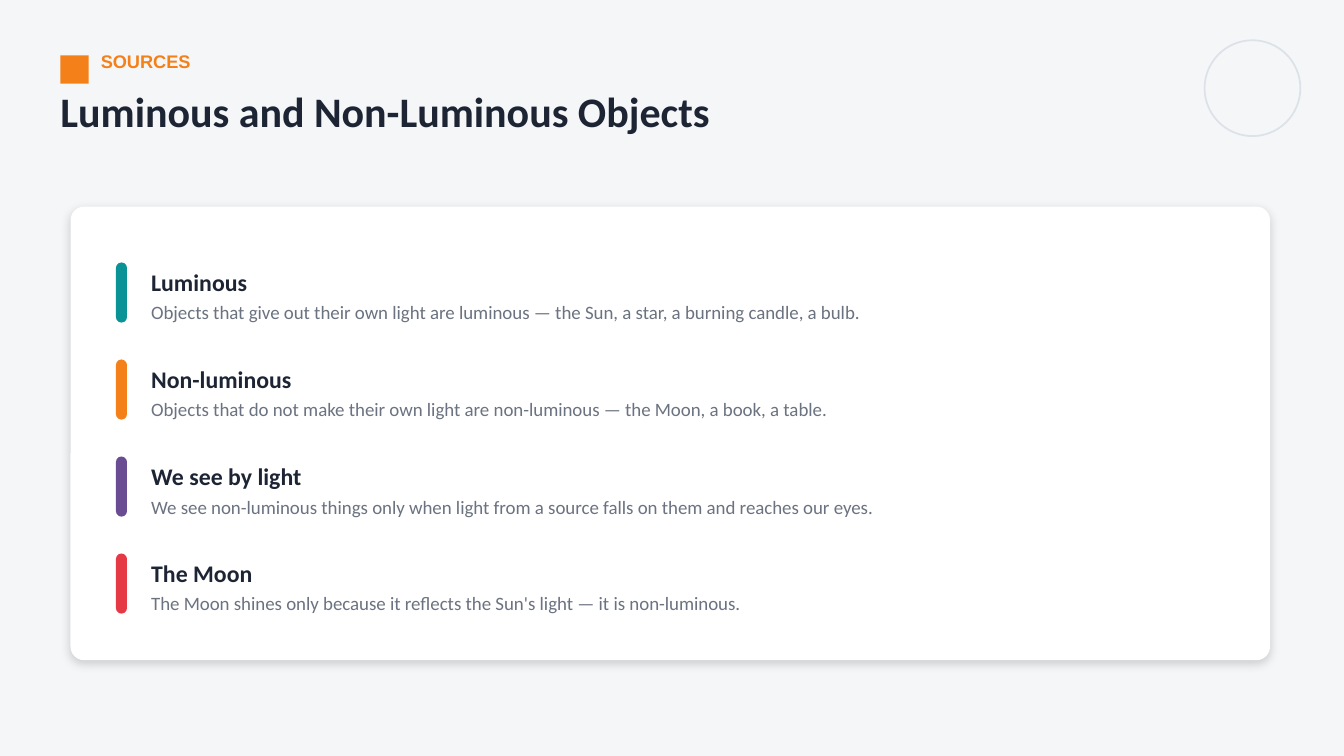
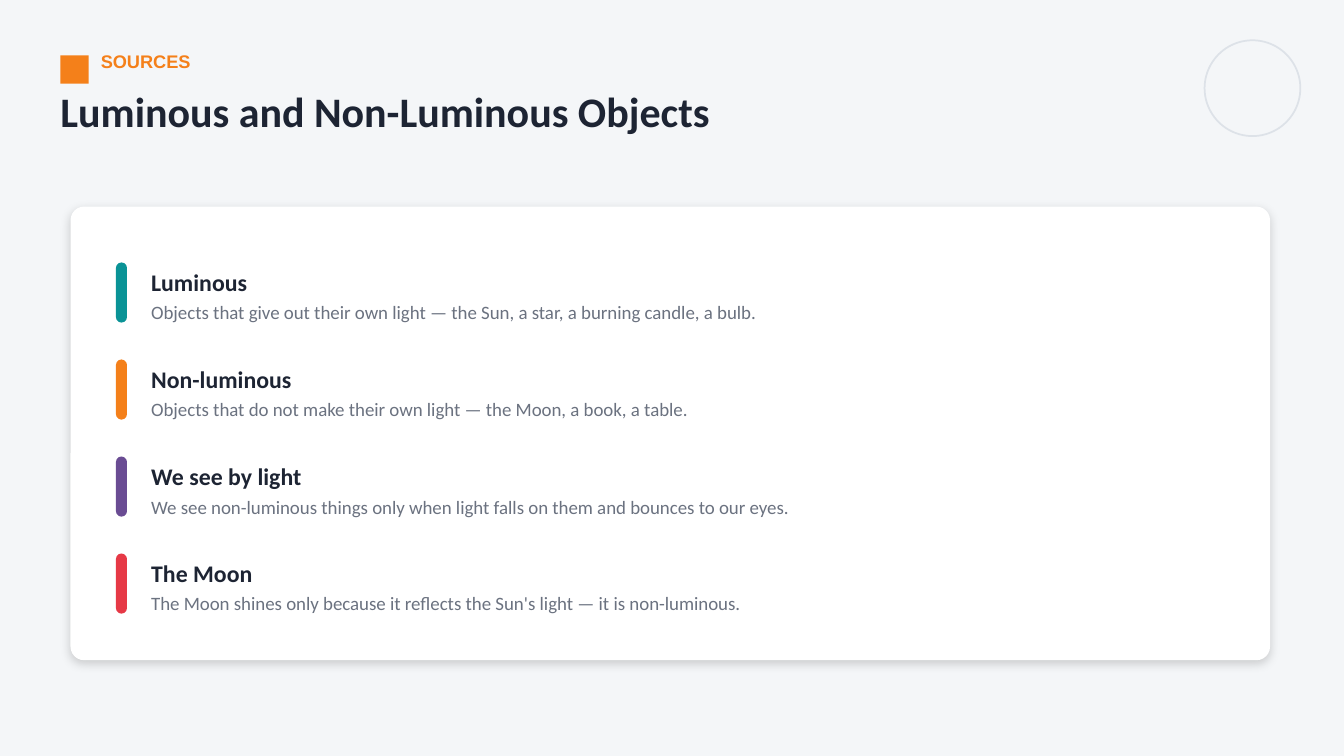
Before and after one commit to parmeshwars2911/MyFirstAR, a slide deck: slide 4 of ppt/MH_Grade06/MH06_S59_Light_and_the_Formation_of_Shadows.pptx. Drawn at 1344x756 pixels with LibreOffice and Linux fonts; fonts in the diff are those of the drawing. Boxes give left, top, right and bottom in pixels: in the first picture for what was removed or moved away, otherwise in the second. Text is boxed around its words. In the diff, an @@ line names an element or a change of style, - is before the commit and + after.

```diff
--- a/ppt/MH_Grade06/MH06_S59_Light_and_the_Formation_of_Shadows.pptx
+++ b/ppt/MH_Grade06/MH06_S59_Light_and_the_Formation_of_Shadows.pptx
@@ text at [151,306,756,322]: text changed @@
-Objects that give out their own light are luminous — the Sun, a star, a burning candle, a bulb.
+Objects that give out their own light — the Sun, a star, a burning candle, a bulb.
@@ text at [151,403,687,419]: text changed @@
-Objects that do not make their own light are non-luminous — the Moon, a book, a table.
+Objects that do not make their own light — the Moon, a book, a table.
@@ text at [151,501,789,517]: text changed @@
-We see non-luminous things only when light from a source falls on them and reaches our eyes.
+We see non-luminous things only when light falls on them and bounces to our eyes.
```
Also in this commit, not shown: 9 other slides changed, 14 slides added, 6 other files.
